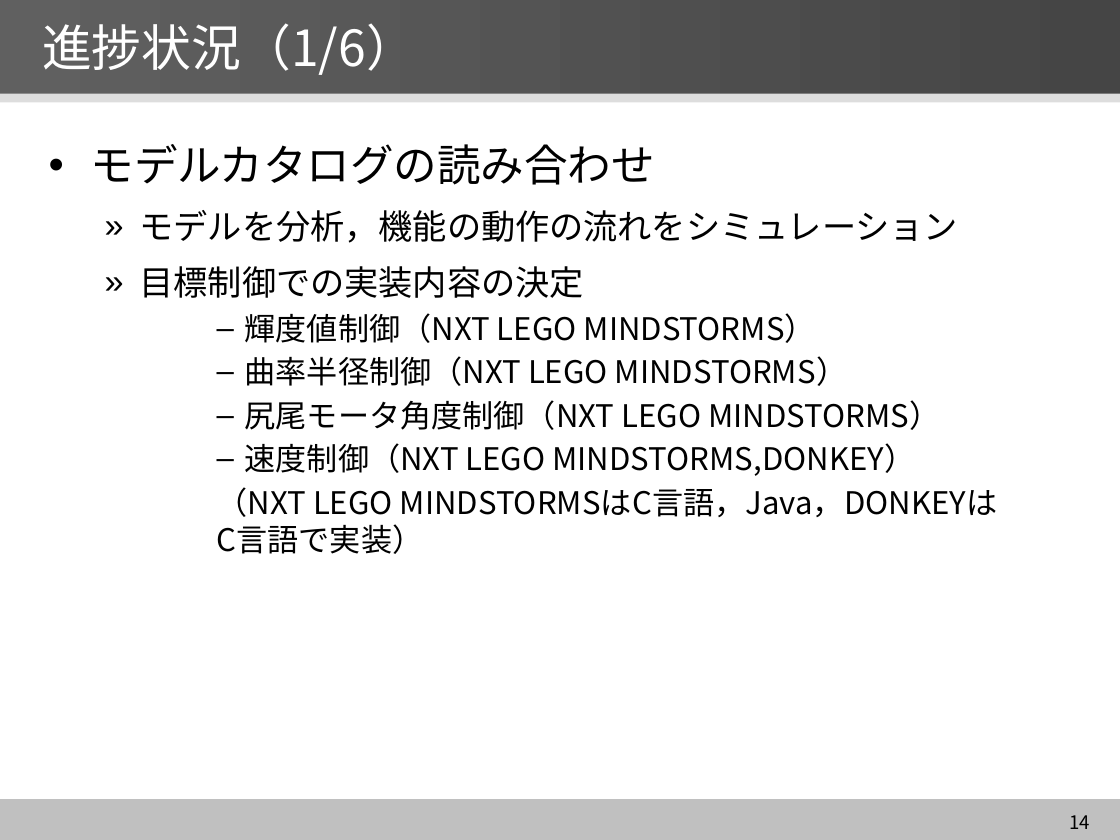
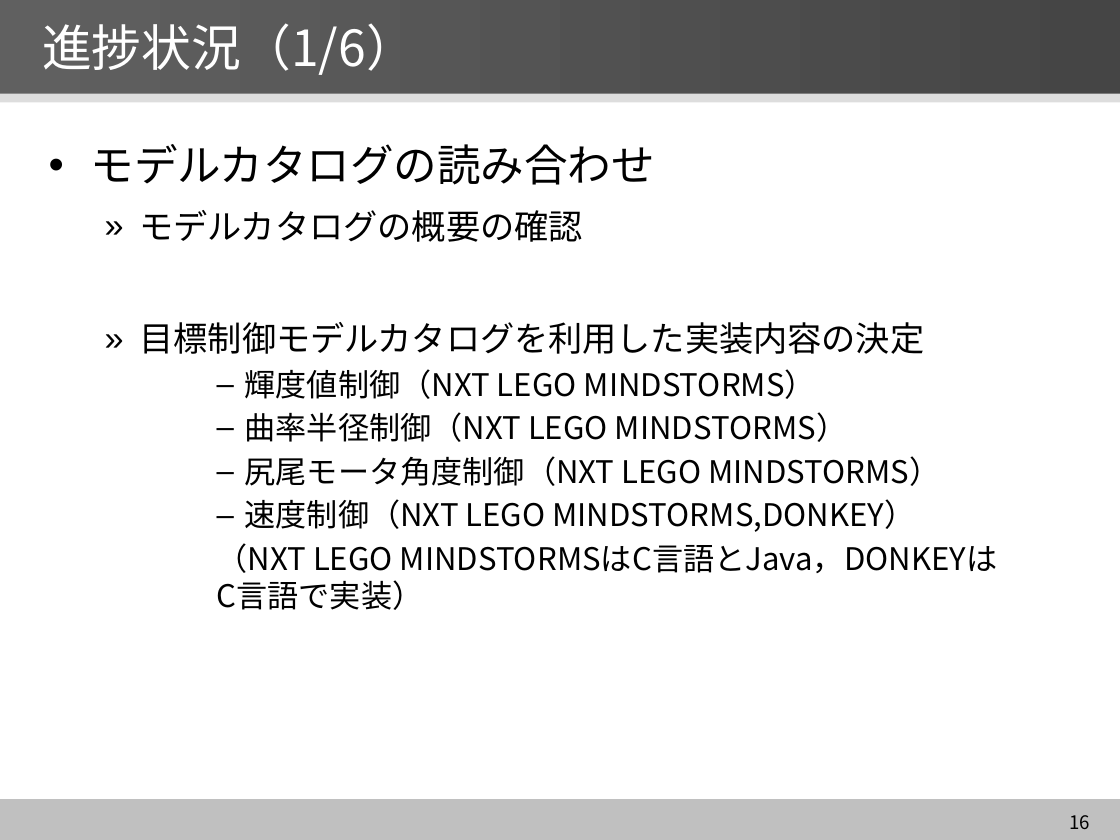
Before and after one commit to YutaNiimura/leJOS-OSEK, a slide deck: slide 16 of 中間発表関連/5I25新村祐太 中間発表スライドver2.0.pptx (slide 14 before the commit). Drawn at 1120x840 pixels with LibreOffice and Linux fonts; fonts in the diff are those of the drawing. Boxes give left, top, right and bottom in pixels: in the first picture for what was removed or moved away, otherwise in the second. Text is boxed around its words. In the diff, an @@ line names an element or a change of style, - is before the commit and + after.

```diff
--- a/中間発表関連/5I25新村祐太 中間発表スライドver2.0.pptx
+++ b/中間発表関連/5I25新村祐太 中間発表スライドver2.0.pptx
@@ text at (x1=140, y1=210, x2=925, y2=354): text changed @@
-  » モデルを分析，機能の動作の流れをシミュレーション
-  » 目標制御での実装内容の決定
+  » モデルカタログの概要の確認
+  » 目標制御モデルカタログを利用した実装内容の決定
@@ text at (x1=217, y1=543, x2=998, y2=610): text changed @@
-      （NXT LEGO MINDSTORMSはC言語，Java，DONKEYは
-      C言語で実装）
+      （NXT LEGO MINDSTORMSはC言語とJava，DONKEYは
+      C言語で実装）
@@ page number at (x1=1069, y1=815, x2=1090, y2=829): text changed @@
-14
+16
```
Also in this commit, not shown: 13 other slides changed, 3 slides added, 2 other files.
